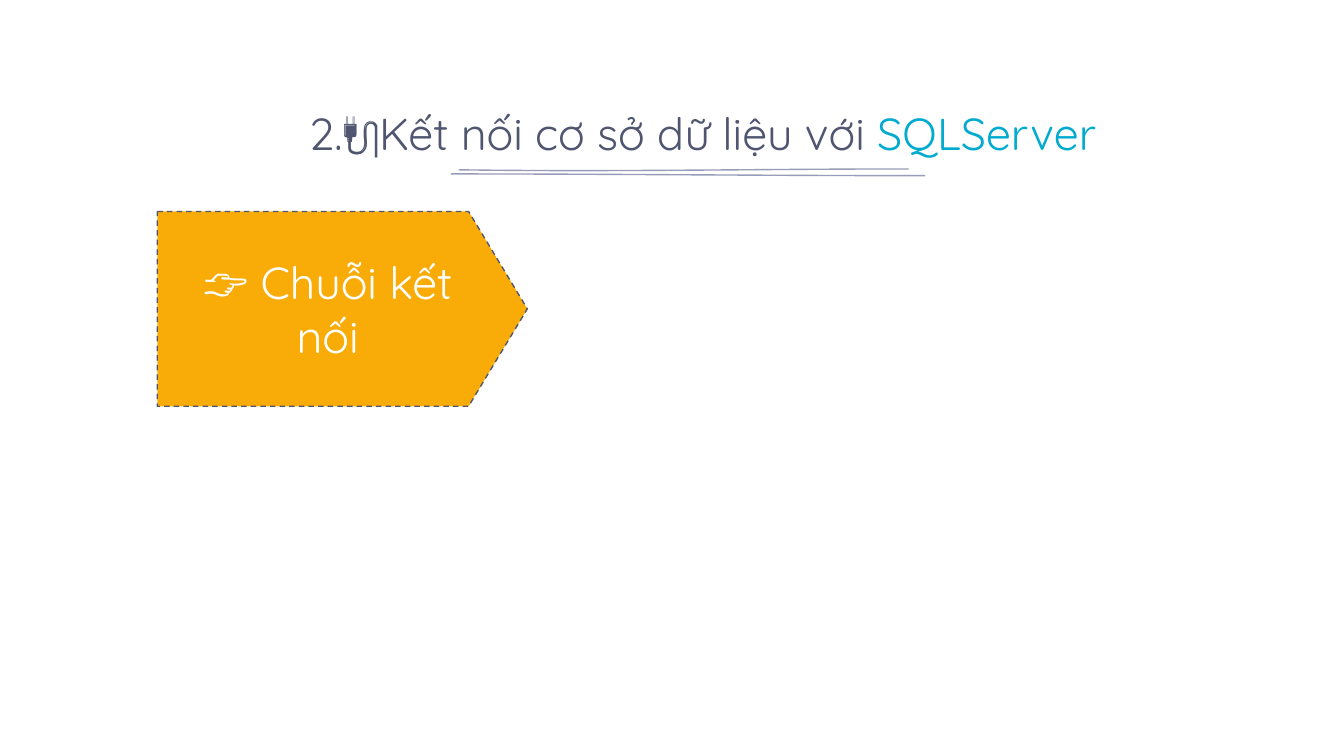
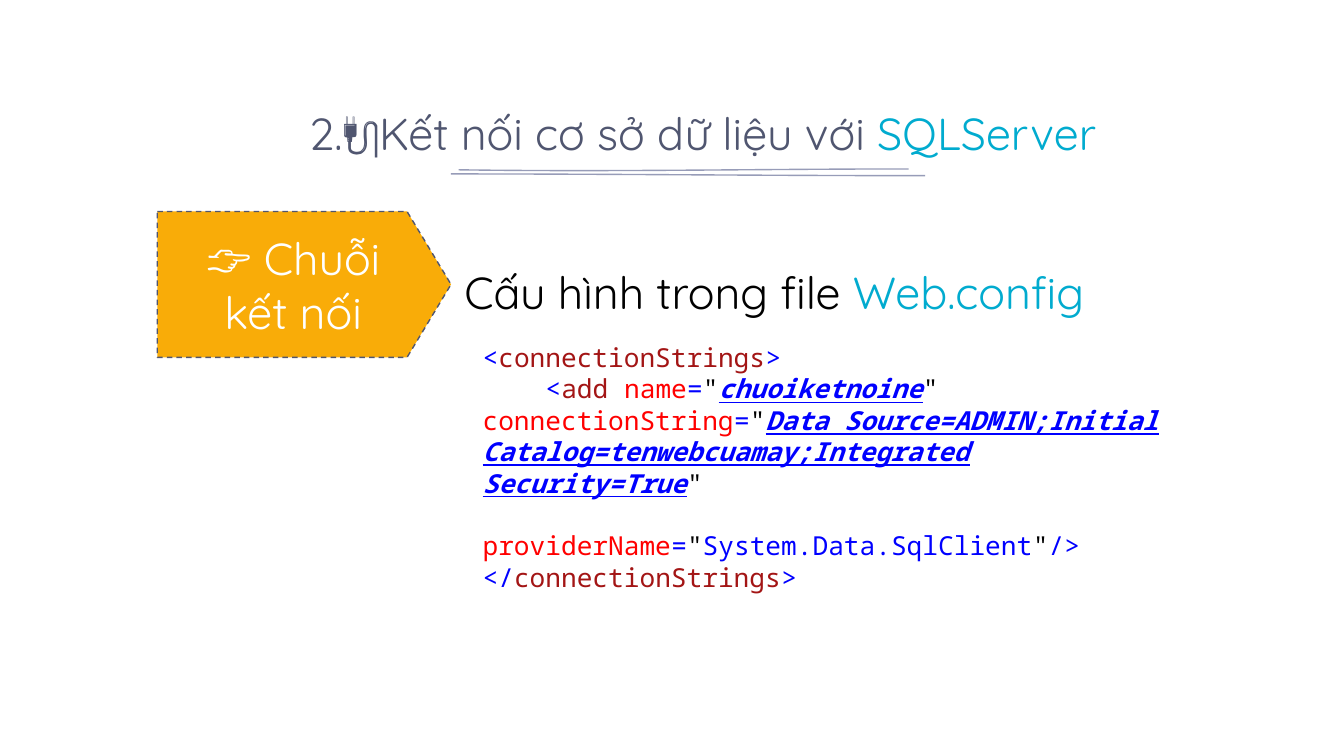
Before and after one commit to hoangtuyenblogger/Lap-trinh-web-Asp.net, a slide deck: slide 8 of Kết nối cơ sở dữ liệu/Kết nối CSDL.pptx. Drawn at 1344x756 pixels with LibreOffice and Linux fonts; fonts in the diff are those of the drawing; background and template pictures are left out. Boxes give left, top, right and bottom in pixels: in the first picture for what was removed or moved away, otherwise in the second. Text is boxed around its words. In the diff, an @@ line names an element or a change of style, - is before the commit and + after.

```diff
--- a/Kết nối cơ sở dữ liệu/Kết nối CSDL.pptx
+++ b/Kết nối cơ sở dữ liệu/Kết nối CSDL.pptx
@@ pentagon arrow "👉 Chuỗi kết nối" resized from (x1=157, y1=211, x2=527, y2=406) to (x1=157, y1=211, x2=452, y2=358) @@
@@ text added at (x1=464, y1=273, x2=1084, y2=318), 24 pt, text #000000 @@
+Cấu hình trong file Web.config
@@ text added at (x1=483, y1=347, x2=1158, y2=594), 14 pt, text #0000FF @@
+<connectionStrings>
+<add name="chuoiketnoine" connectionString="Data Source=ADMIN;Initial Catalog=tenwebcuamay;Integrated Security=True"
+providerName="System.Data.SqlClient"/>
+</connectionStrings>
```
Also in this commit, not shown: 4 other slides changed, 5 slides added, 29 slides removed.
